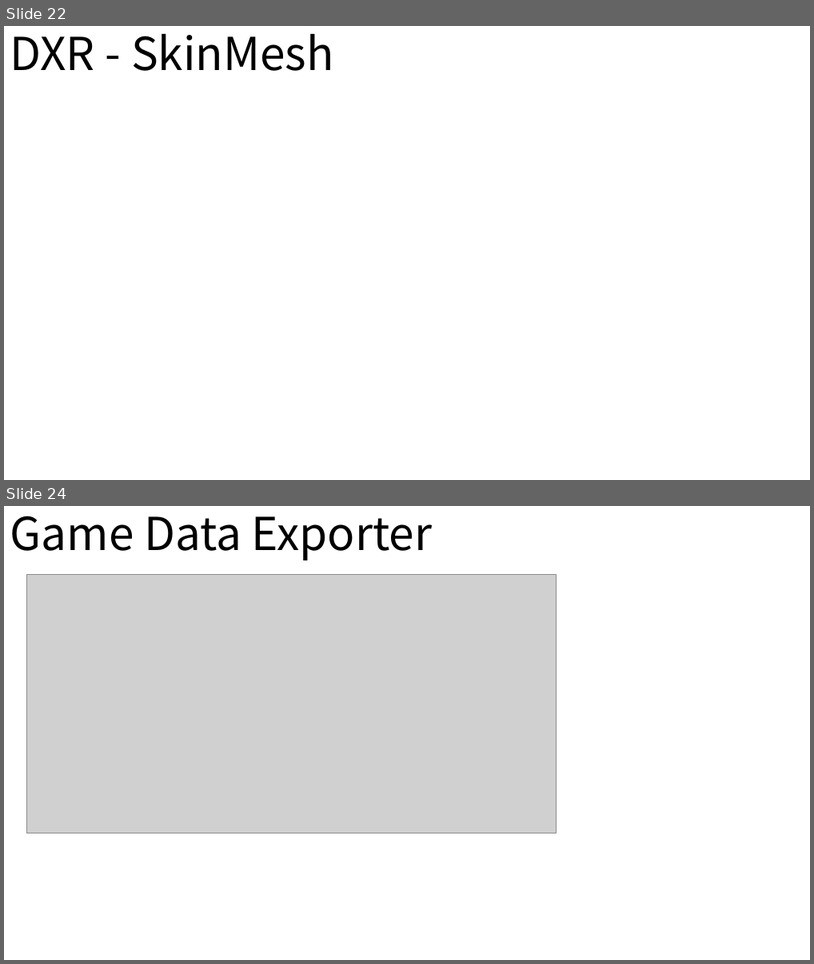
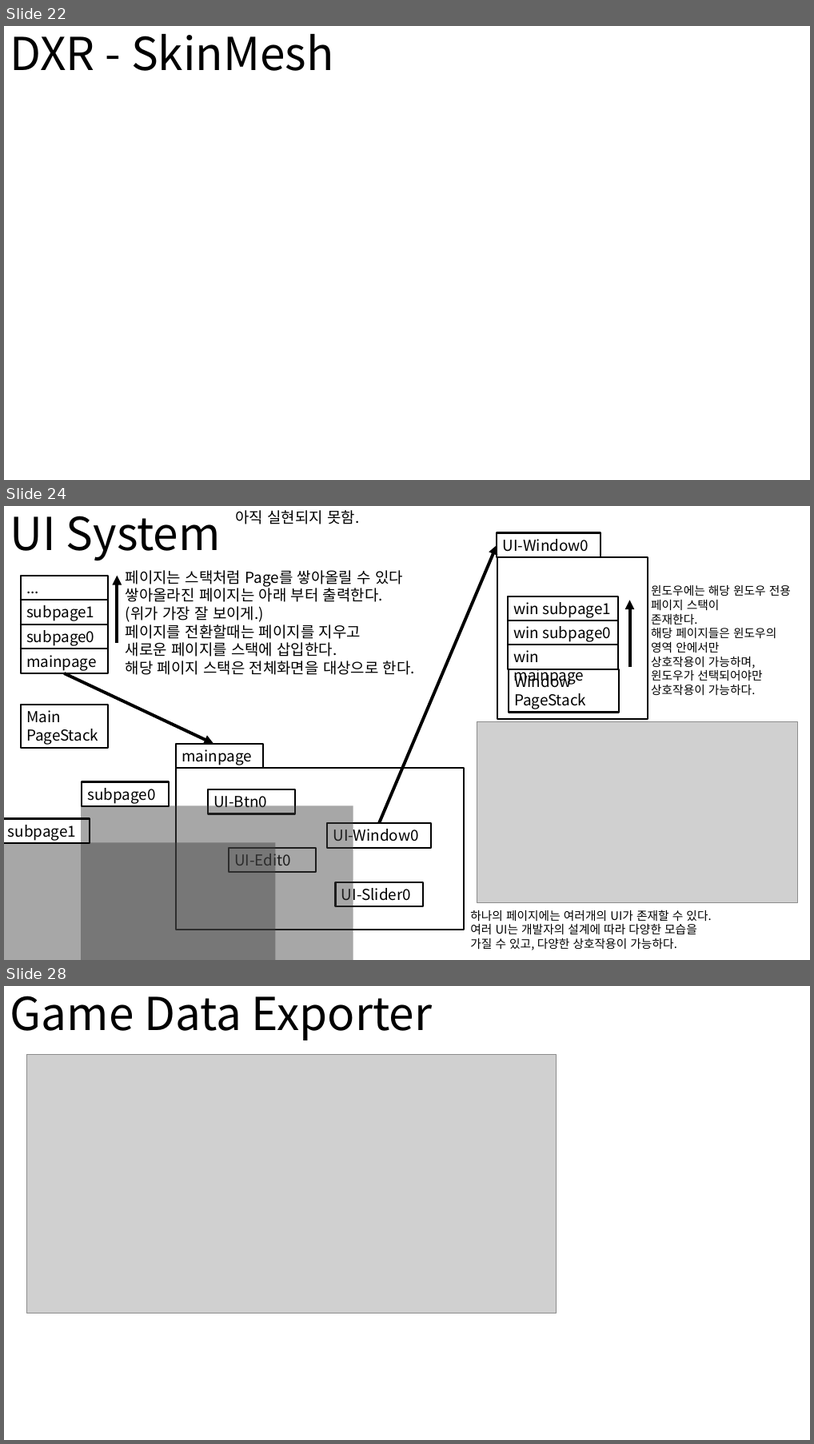
Before and after one commit to nohc2001/PulseCity, a slide deck: Conference/GraphicsStudy/GraphicsHighLevelDesign.pptx. Shown one above the other, each under a label of ours: slides 22 and 24 before the commit, slides 22, 24 and 28 after it; the slides between them are not shown. The pictures are 814x964 and 814x1444 pixels, drawn with LibreOffice and Linux fonts; fonts in the diff are those of the drawing; grey boxes stand for pictures. Boxes give left, top, right and bottom in pixels: in the first picture for what was removed or moved away, otherwise in the second. Text is boxed around its words. In the diff, an @@ line names an element or a change of style, - is before the commit and + after.

```diff
--- a/Conference/GraphicsStudy/GraphicsHighLevelDesign.pptx
+++ b/Conference/GraphicsStudy/GraphicsHighLevelDesign.pptx
@@ slide 24 added at (4, 506, 810, 960), background #FFFFFF @@
@@ text added at (10, 516, 221, 561), 54 pt, text #000000 @@
+UI System
@@ text added at (235, 510, 359, 524), 18 pt, text #000000 @@
+아직 실현되지 못함.
@@ arrow added from (379, 823) to (497, 545), #000000 3.75 pt @@
@@ rectangle added at (497, 532, 601, 557), outline #000000 2 pt, 18 pt, text #000000 @@
+UI-Window0
@@ rectangle added at (20, 576, 107, 600), outline #000000 2 pt, 18 pt, text #000000 @@
+...
@@ arrow added from (117, 643) to (117, 576), #000000 3.75 pt @@
@@ text added at (126, 570, 415, 675), 18 pt, text #000000 @@
+페이지는 스택처럼 Page를 쌓아올릴 수 있다
+쌓아올라진 페이지는 아래 부터 출력한다.
+(위가 가장 잘 보이게.)
+페이지를 전환할때는 페이지를 지우고
+새로운 페이지를 스택에 삽입한다.
+해당 페이지 스택은 전체화면을 대상으로 한다.
@@ rectangle added at (498, 557, 648, 719), outline #000000 2 pt @@
@@ rectangle added at (20, 600, 107, 624), outline #000000 2 pt, 18 pt, text #000000 @@
+subpage1
@@ rectangle added at (509, 596, 618, 620), outline #000000 2 pt, 18 pt, text #000000 @@
+win subpage1
@@ arrow added from (630, 667) to (630, 600), #000000 3.75 pt @@
@@ text added at (651, 585, 791, 695), 14 pt, text #000000 @@
+윈도우에는 해당 윈도우 전용 페이지 스택이
+존재한다.
+해당 페이지들은 윈도우의 영역 안에서만
+상호작용이 가능하며,
+윈도우가 선택되어야만 상호작용이 가능하다.
@@ rectangle added at (20, 624, 107, 648), outline #000000 2 pt, 18 pt, text #000000 @@
+subpage0
@@ rectangle added at (509, 620, 618, 644), outline #000000 2 pt, 18 pt, text #000000 @@
+win subpage0
@@ rectangle added at (20, 648, 107, 673), outline #000000 2 pt, 18 pt, text #000000 @@
+mainpage
@@ rectangle added at (509, 644, 618, 668), outline #000000 2 pt, 18 pt, text #000000 @@
+win mainpage
@@ arrow added from (65, 673) to (214, 744), #000000 3.75 pt @@
@@ rectangle added at (509, 669, 619, 712), outline #000000 2 pt, 18 pt, text #000000 @@
+Window PageStack
@@ rectangle added at (20, 704, 107, 748), outline #000000 2 pt, 18 pt, text #000000 @@
+Main PageStack
@@ rectangle added at (176, 744, 263, 768), outline #000000 2 pt, 18 pt, text #000000 @@
+mainpage
@@ picture added at (477, 722, 798, 902) @@
@@ rectangle added at (176, 768, 464, 929), outline #000000 2 pt @@
@@ rectangle added at (82, 782, 169, 806), outline #000000 2 pt, 18 pt, text #000000 @@
+subpage0
@@ rectangle added at (208, 789, 295, 813), outline #000000 2 pt, 18 pt, text #000000 @@
+UI-Btn0
@@ rectangle added at (81, 805, 354, 960), fill #404040 at 46% opacity @@
@@ rectangle added at (4, 819, 90, 843), outline #000000 2 pt, 18 pt, text #000000 @@
+subpage1
@@ rectangle added at (327, 823, 431, 847), outline #000000 2 pt, 18 pt, text #000000 @@
+UI-Window0
@@ rectangle added at (4, 842, 276, 960), fill #404040 at 46% opacity @@
@@ rectangle added at (229, 847, 315, 872), outline #000000 2 pt, 18 pt, text #000000 @@
+UI-Edit0
@@ rectangle added at (335, 882, 422, 906), outline #000000 2 pt, 18 pt, text #000000 @@
+UI-Slider0
@@ text added at (470, 909, 711, 950), 14 pt, text #000000 @@
+하나의 페이지에는 여러개의 UI가 존재할 수 있다.
+여러 UI는 개발자의 설계에 따라 다양한 모습을
+가질 수 있고, 다양한 상호작용이 가능하다.
@@ what was slide 24 is now slide 28 @@
```
Also in this commit, not shown: 2 slides changed, 3 other slides added, 8 other files.
